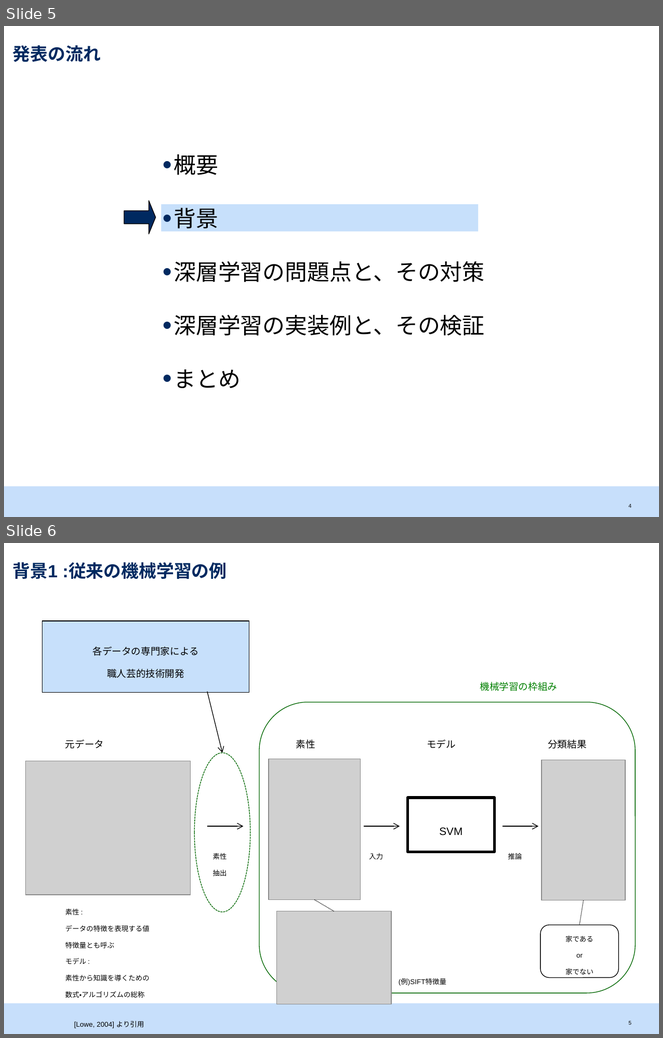
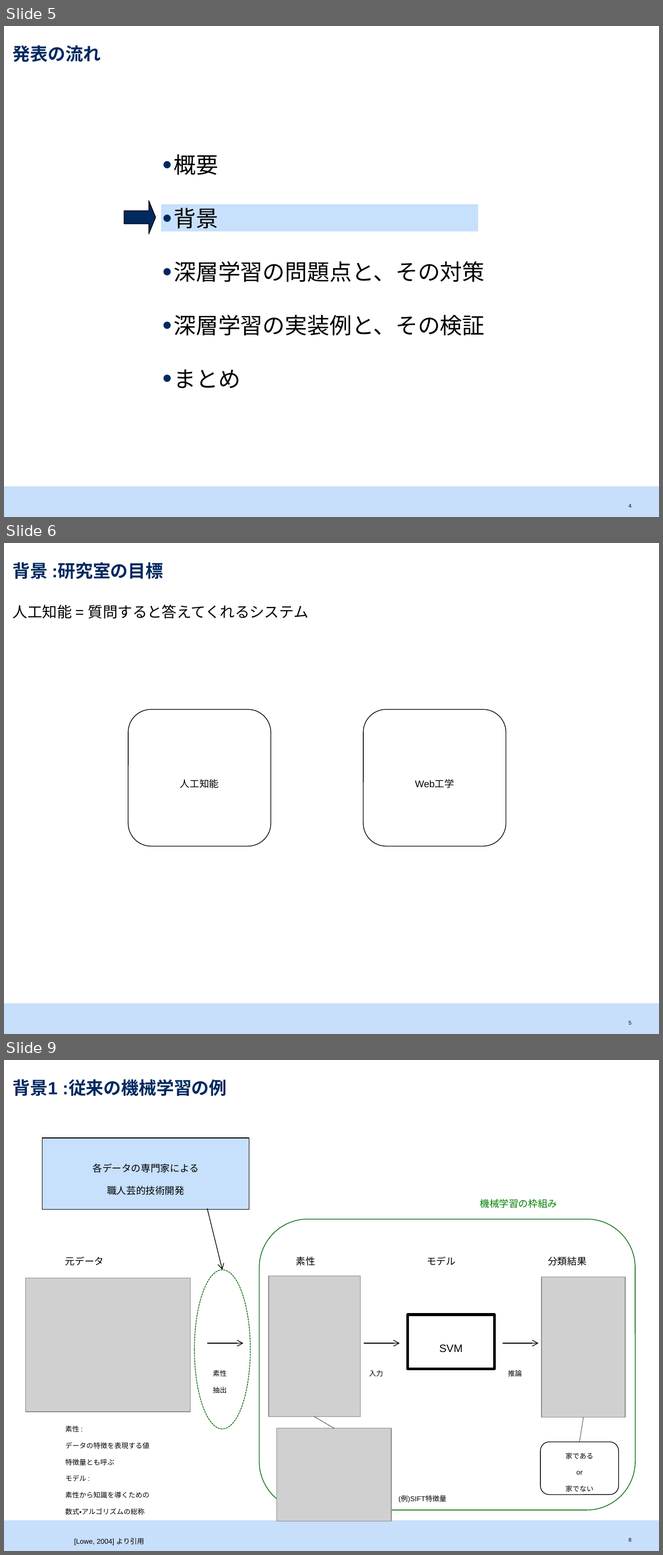
Before and after one commit to srtk/sotsuron, a slide deck: doc/sotsuron_defense/bd.pptx. Shown one above the other, each under a label of ours: slides 5 and 6 before the commit, slides 5, 6 and 9 after it; the slides between them are not shown. The pictures are 663x1038 and 663x1555 pixels, drawn with LibreOffice and Linux fonts; fonts in the diff are those of the drawing; grey boxes stand for pictures. Boxes give left, top, right and bottom in pixels: in the first picture for what was removed or moved away, otherwise in the second. Text is boxed around its words. In the diff, an @@ line names an element or a change of style, - is before the commit and + after.

```diff
--- a/doc/sotsuron_defense/bd.pptx
+++ b/doc/sotsuron_defense/bd.pptx
@@ slide 6 added at (4, 543, 659, 1034), background #FFFFFF; not listed: 1 template element that a slide beside it also shows @@
@@ title added at (13, 562, 163, 579), 19 pt, text #002960, bold @@
+背景 :研究室の目標
@@ text added at (13, 604, 309, 619), 16 pt, text #000000 @@
+人工知能 = 質問すると答えてくれるシステム
@@ rounded rectangle added at (128, 709, 271, 847), fill #FFFFFF, outline #000000 0.75 pt, 18 pt, text #000000 @@
+人工知能
@@ rounded rectangle added at (364, 709, 506, 847), fill #FFFFFF, outline #000000 0.75 pt, 18 pt, text #000000 @@
+Web工学
@@ page number added at (629, 1021, 632, 1025), 10 pt, text #000000 @@
+5
@@ what was slide 6 is now slide 9 @@
```
Also in this commit, not shown: 2 other slides added, 1 other file.
